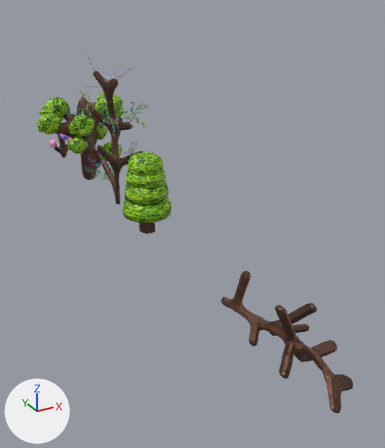
The Blender file Blender/Modular Kit Floors/SimpleTree.blend: old version first, new version second.
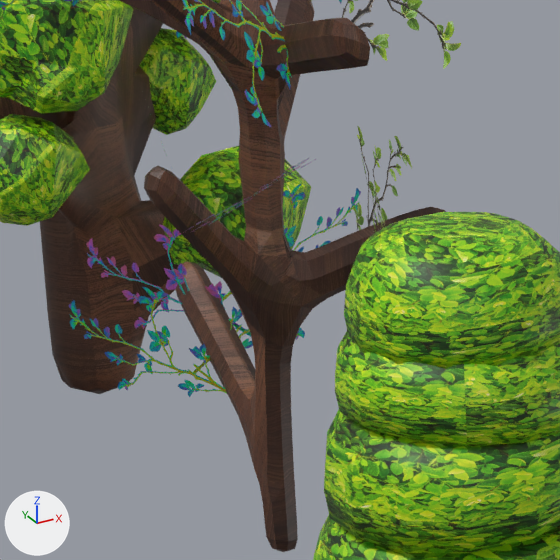
Each version is shown whole from a 50 mm camera at (-10.36, -35.63, 11.64) aimed at (1.65, -13.79, 0.72), then close up on the part from 19% to 42% of the width and 27% to 46% of the height. The lights are fixed; the arrows at lower left show +X, +Y and +Z. The first two pictures are the older version.

The scene before the commit, as lines of its bpy script (objects in view):
```python
ob_cylinder = bpy.data.objects.new('Cylinder', me_cylinder)
ob_cylinder.location = (-0.02, -2.559, 0.413)
ob_cylinder.scale = (0.495, 0.495, 0.495)
ob_tree_branch = bpy.data.objects.new('Tree Branch', me_tree_branch_001)
ob_tree_branch.location = (-0.713, -6.509, 1.64)
ob_tree_branch.rotation_euler = (1.176, 0.322, 2.218)  # degrees (67, 18, 127)
ob_tree_branch.scale = (1.48, 1.75, 1.49)
ob_tree_branch_002 = bpy.data.objects.new('Tree Branch.002', me_tree_branch_003)
ob_tree_branch_002.location = (-0.344, -6.004, 2.036)
ob_tree_branch_002.rotation_euler = (1.176, 0.322, 2.218)  # degrees (67, 18, 127)
ob_tree_branch_002.scale = (1.48, 1.75, 1.49)
ob_tree_branch_010 = bpy.data.objects.new('Tree Branch.010', me_tree_branch_011)
ob_tree_branch_010.location = (0.497, -9.121, 3.277)
ob_tree_branch_010.rotation_euler = (-1.068, -1.192, 3.981)  # degrees (-61, -68, 228)
ob_tree_branch_010.scale = (1.79, 1.48, 1.44)
ob_tree_branch_011 = bpy.data.objects.new('Tree Branch.011', me_tree_branch_012)
ob_tree_branch_011.location = (1.17, -7.466, 3.036)
ob_tree_branch_011.rotation_euler = (4.083, -1.02, 1.276)  # degrees (234, -58, 73)
ob_tree_branch_011.scale = (1.74, 1.51, 1.47)
ob_tree_branch_012 = bpy.data.objects.new('Tree Branch.012', me_tree_branch_013)
ob_tree_branch_012.location = (-0.41, -8.491, 3.596)
ob_tree_branch_012.rotation_euler = (2.86, -0.514, -0.383)  # degrees (164, -29, -22)
ob_tree_branch_012.scale = (1.54, 1.46, 1.73)
# me_tree_branch_001
# before: 0 (-0.5, -0.5, 0.0), 1 (0.5, -0.5, 0.0), 2 (-0.5, 0.5, 0.0), 3 (0.5, 0.5, 0.0)
# me_tree_branch_003
# before: 0 (-0.5, -0.5, 0.0), 1 (0.5, -0.5, 0.0), 2 (-0.5, 0.5, 0.0), 3 (0.5, 0.5, 0.0)
# me_tree_branch_011
# before: 0 (-0.5, -0.5, 0.0), 1 (0.5, -0.5, 0.0), 2 (-0.5, 0.5, 0.0), 3 (0.5, 0.5, 0.0)
# me_tree_branch_013
# before: 0 (-0.5, -0.5, 0.0), 1 (0.5, -0.5, 0.0), 2 (-0.5, 0.5, 0.0), 3 (0.5, 0.5, 0.0)
# also in view: 'Icosphere.007' at (-1.03, -3.9, 2.82); 'Cube' at (0.05, -7.6, 3.81); 'Icosphere.006' at (1.12, -1.84, 2.98); 'Tree Branch.009' at (0.92, -8.72, 5.34); 'Icosphere.003' at (-0.64, -3.99, 4.08)
```
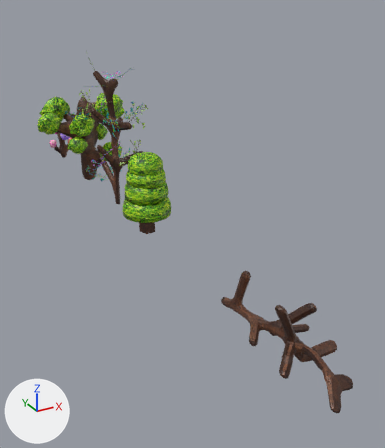
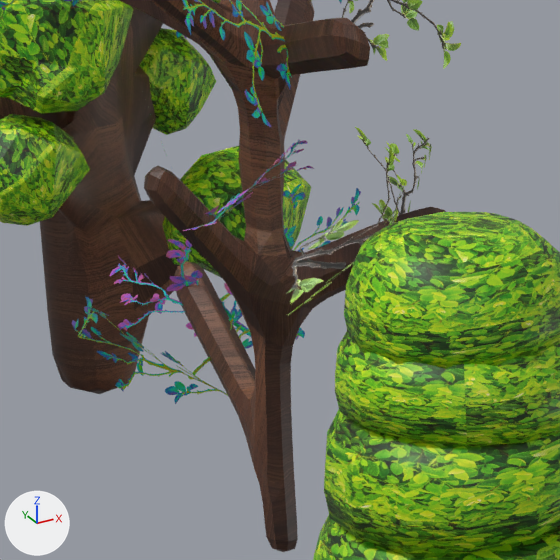
Commit message: Simple Tree Deform

The change, as a diff of the scene's bpy script:
```diff
--- a/Blender/Modular Kit Floors/SimpleTree.blend.py
+++ b/Blender/Modular Kit Floors/SimpleTree.blend.py
@@ me_tree_branch_001 @@
 # used by ob_tree_branch; location = (-0.713, -6.509, 1.64); rotation_euler = (1.176, 0.322, 2.218), in degrees (67, 18, 127); scale = (1.48, 1.75, 1.49)
 # verts and faces of me_tree_branch_001; kept vertices keep their numbers, new ones are numbered from 4
-me_tree_branch_001.from_pydata(...)  # 4 vertices, 1 face; spans x -0.5..0.5, y -0.5..0.5, z 0.0
+me_tree_branch_001.from_pydata(...)  # 9 vertices, 4 faces; spans x -0.5..0.696, y -0.625..0.628, z -0.42..0.36
+# me_tree_branch_001 part 1
+delete_vertices([1, 2, 3])  # with the faces that use them
+verts[4] = (0.696, -0.385, 0.295)
+verts[5] = (-0.225, 0.595, -0.42)
+verts[6] = (0.256, 0.298, 0.36)
+verts[7] = (0.325, -0.625, 0.118)
+verts[8] = (0.181, 0.628, -0.207)
+verts[9] = (-0.352, 0.125, -0.227)
+verts[10] = (0.473, 0.01, 0.01)
+verts[11] = (0.064, 0.017, 0.007)  # pixel (144, 354)
+faces += [(6, 8, 11, 10), (5, 9, 11, 8), (0, 7, 11, 9), (4, 10, 11, 7)]
 me_tree_branch_001.materials.append(mat_tree_branch)
@@ me_tree_branch_003 @@
 # used by ob_tree_branch_002; location = (-0.344, -6.004, 2.036); rotation_euler = (1.176, 0.322, 2.218), in degrees (67, 18, 127); scale = (1.48, 1.75, 1.49)
 # verts and faces of me_tree_branch_003; kept vertices keep their numbers, new ones are numbered from 4
-me_tree_branch_003.from_pydata(...)  # 4 vertices, 1 face; spans x -0.5..0.5, y -0.5..0.5, z 0.0
+me_tree_branch_003.from_pydata(...)  # 9 vertices, 4 faces; spans x -0.637..0.56, y -0.5..0.408, z -0.096..0.158
+# me_tree_branch_003 part 2
+delete_vertices([1, 2, 3])  # with the faces that use them
+verts[4] = (0.475, -0.443, 0.028)  # pixel (156, 368)
+verts[5] = (-0.389, 0.408, 0.123)
+verts[6] = (0.378, 0.286, 0.141)
+verts[7] = (-0.637, -0.098, 0.158)
+verts[8] = (0.56, 0.043, -0.069)  # pixel (92, 311)
+verts[9] = (0.083, -0.441, -0.096)
+verts[10] = (0.057, 0.367, -0.065)
+verts[11] = (0.0, 0.0, 0.0)  # pixel (170, 294)
+faces += [(6, 10, 11, 8), (4, 8, 11, 9), (0, 9, 11, 7), (5, 7, 11, 10)]
 me_tree_branch_003.materials.append(mat_tree_branch_002)
@@ me_tree_branch_011 @@
 # used by ob_tree_branch_010; location = (0.497, -9.121, 3.277); rotation_euler = (-1.068, -1.192, 3.981), in degrees (-61, -68, 228); scale = (1.79, 1.48, 1.44)
 # verts and faces of me_tree_branch_011; kept vertices keep their numbers, new ones are numbered from 4
-me_tree_branch_011.from_pydata(...)  # 4 vertices, 1 face; spans x -0.5..0.5, y -0.5..0.5, z 0.0
+me_tree_branch_011.from_pydata(...)  # 9 vertices, 4 faces; spans x -0.48..0.5, y -0.5..0.629, z -0.835..0.307
+# me_tree_branch_011 part 3
+delete_vertices([0, 2, 3])  # with the faces that use them
+verts[4] = (-0.48, -0.482, -0.094)
+verts[5] = (-0.019, 0.629, -0.835)
+verts[6] = (0.481, 0.483, 0.09)
+verts[7] = (0.046, -0.458, -0.221)
+verts[8] = (0.077, 0.36, -0.194)
+verts[9] = (-0.204, 0.185, -0.776)
+verts[10] = (0.436, -0.059, 0.307)
+verts[11] = (-0.016, -0.014, 0.075)
+faces += [(6, 8, 11, 10), (5, 9, 11, 8), (4, 7, 11, 9), (1, 10, 11, 7)]
 me_tree_branch_011.materials.append(mat_tree_branch_001)
@@ me_tree_branch_012 @@
 # used by ob_tree_branch_011; location = (1.17, -7.466, 3.036); rotation_euler = (4.083, -1.02, 1.276), in degrees (234, -58, 73); scale = (1.74, 1.51, 1.47)
-me_tree_branch_012.from_pydata(...)  # 4 vertices, 1 face; spans x -0.5..0.5, y -0.5..0.5, z 0.0
-me_tree_branch_012.vertices[0].co = (-0.5, -0.5, 0.0)
-me_tree_branch_012.vertices[1].co = (0.5, -0.5, 0.0)
-me_tree_branch_012.vertices[2].co = (-0.5, 0.5, 0.0)
-me_tree_branch_012.vertices[3].co = (0.5, 0.5, 0.0)
+me_tree_branch_012.from_pydata(...)  # 4 vertices, 1 face; spans x -0.5..0.5, y -0.446..0.446, z -0.226..0.226
+# me_tree_branch_012 part 4
+me_tree_branch_012.vertices[0].co = (-0.5, -0.446, -0.226)
+me_tree_branch_012.vertices[1].co = (0.5, -0.446, 0.226)
+me_tree_branch_012.vertices[2].co = (-0.5, 0.446, 0.226)
+me_tree_branch_012.vertices[3].co = (0.5, 0.446, -0.226)
 me_tree_branch_012.materials.append(mat_tree_branch_001)
@@ me_tree_branch_013 @@
 # used by ob_tree_branch_012; location = (-0.41, -8.491, 3.596); rotation_euler = (2.86, -0.514, -0.383), in degrees (164, -29, -22); scale = (1.54, 1.46, 1.73)
 # verts and faces of me_tree_branch_013; kept vertices keep their numbers, new ones are numbered from 4
-me_tree_branch_013.from_pydata(...)  # 4 vertices, 1 face; spans x -0.5..0.5, y -0.5..0.5, z 0.0
+me_tree_branch_013.from_pydata(...)  # 9 vertices, 4 faces; spans x -0.543..0.578, y -0.512..0.62, z -0.119..0.235
+# me_tree_branch_013 part 5
+delete_vertices([*range(0, 4)])  # with the faces that use them
+verts[4] = (-0.523, -0.512, 0.035)  # pixel (190, 246)
+verts[5] = (0.394, -0.501, 0.235)
+verts[6] = (-0.543, 0.419, -0.04)
+verts[7] = (0.578, 0.541, -0.119)
+verts[8] = (0.0, -0.5, 0.0)
+verts[9] = (-0.103, 0.62, 0.085)
+verts[10] = (-0.354, -0.039, -0.045)
+verts[11] = (0.445, -0.082, 0.009)
+verts[12] = (0.028, 0.014, -0.042)  # pixel (250, 186)
+faces += [(7, 9, 12, 11), (6, 10, 12, 9), (4, 8, 12, 10), (5, 11, 12, 8)]
 me_tree_branch_013.materials.append(mat_tree_branch_002)
```

Where the change shows, as pixel boxes (x1, y1, x2, y2) in the close-ups (560 x 560 px):
'Tree Branch', reshaped
    before: (69, 287, 227, 397)
    after: (72, 297, 228, 404)
'Tree Branch.002', reshaped (14% narrower, 12% shorter)
    before: (86, 225, 251, 337)
    after: (110, 239, 251, 337)
'Tree Branch.010', reshaped
    before: (361, 154, 385, 232)
    after: (286, 148, 406, 315)
'Tree Branch.011', reshaped
    before: (353, 125, 412, 231)
    after: (355, 127, 432, 221)
'Tree Branch.012', reshaped
    before: (184, 158, 316, 232)
    after: (182, 140, 314, 231)
